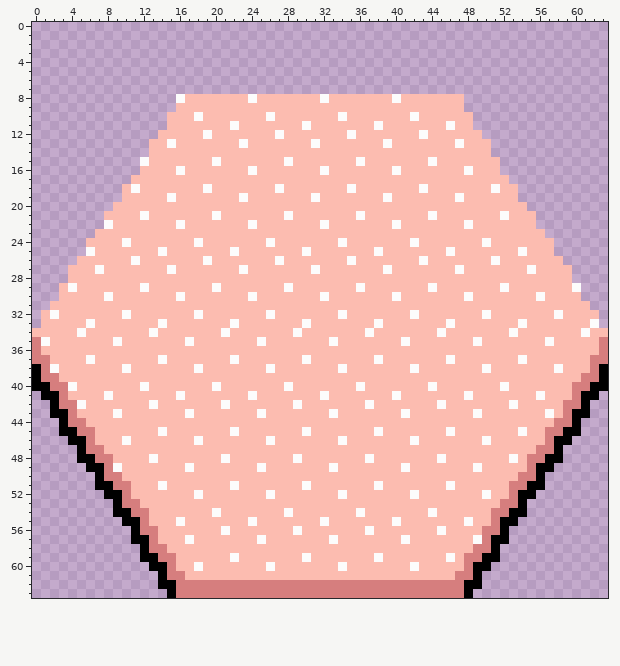
Edited in one commit: pixel-art sprite (Images/TileSets/HexaRealm/Tiles/Desert2.png). This is how it looked before the edit.
The file is 64x64 pixels.
Once edited:
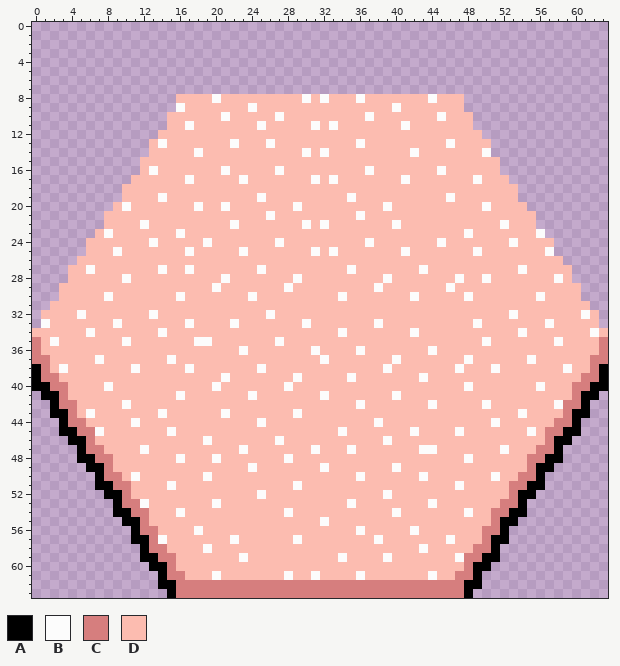
Palette (. is transparent): A #000000  B #fcfcfc  C #d67e7e  D #fcbcb0
The edit:
Changed rows in their new state; - is an unchanged pixel.
first column x 1:
 8 ---------------D---B---D-----B-----B---D---B------------------
 9 ---------------B-------B---------------B----------------------
10 -----------------D--B----DB------D--B----D--B-----------------
11 ----------------B----D--B----DB-B----D--B----D----------------
12 ------------------D-------D-------D-------D-------------------
13 -------------BD------BD--B----D----B--D------BD---------------
14 -----------------B-----------B-B---------B-------B------------
15 -----------D-------D-------D-------D-------D------------------
16 ------------B--D----B--D--B----D----B--D----B--D--------------
17 ----------------B-----B-------B-B-------B-------B-------------
18 ----------D-------D-------D-------D-------D-------D-----------
19 -------------BD-------D-B-----D---B---D------BD---------------
20 ---------B-------B--B-------B---------B----------B------------
21 -----------D-------D-----B-D---------------D-------D----------
22 -------D---B---D-----B-D-----B-----------------D---B----------
23 -------B-------B-------------------------------B-------B------
24 ---------D--B----DB------DB------D--B----D--B----D--B---------
25 -----D--B----D--B----DB------DB-B----D--B----D--B----D--B-----
26 ----------D-------D-------D-------D-------D-------D-----------
27 -----BD------BD-B-----D-B-----D---B---D---B---D------BD-------
28 ---------B----------B-------B---------B-------B--B-------B----
29 ---D-------D-----------------------D-B-----D-B-----D-------D--
30 -------------------------------D-B-----D-B--------------------
32 -D--B----D--B----D---------------D-------D-------D--B----D--B-
33 B----D--B----D--B----------------------------D--B----D--B----D
34 ----DB------DB------D-------D----B--D----B--D-------DB------DB
35 DB------DB------DBB-----D-B-----D-------D-------DB------DB----
36 ----------------------B-------B----B-------B------------------
37 -----DB------DB------D-------D-B-----D-B-----D-B-----DB-------
38 -DB------DB-----BD------BD-------D----B--D----B--DB------DB---
39 --------------------B-------B-----B-------B-------------------
40 ---D---B---D-----------------------D-------D---B---D---B------
41 -------D---------------------------------------D-------D------
42 ----D----B--D-------D-------D------BD------BD----B--D----B----
43 -----B--D----B--D---B---D---B---D-------D-------D----B--D-----
44 ----------B-------------B------------B------------B-----------
45 ------B------DB------D-------D---B---D---B---DB------DB-------
46 ---------D-------DB------DB------D----B--D-------D------------
47 -----------B----------B-------B---B-------BB-------B----------
48 ------------D--B---BD------BD-------D-------D--B----D---------
49 --------D-------D------BD------BD------BD-------D-------------
50 ----------B-------B----------------B------B-------B-----------
51 -------------DB------D------BD-------D-------DB---------------
52 -----------------D------BD-------D----B--D-------D------------
53 -----------B-------B--------------B--------B------------------
54 ---------------B---D---------------D---B---D---B--------------
55 ---------------D-------D---------------D-------D--------------
56 -----------------B--D-------D------BD----B--D-----------------
57 -------------B--D----B--D---B---D----B--D----B--D-------------
58 ------------------B-----------------------B-------------------
59 ---------------------DB------D---B---DB------DB---------------
60 -----------------D-------D-------D-------D--------------------
61 -------------------B-------B--B----B-------B------------------
Where, in picture pixels (left, top, right, bottom), the same in both pictures:
changed: (41, 94, 599, 580)
